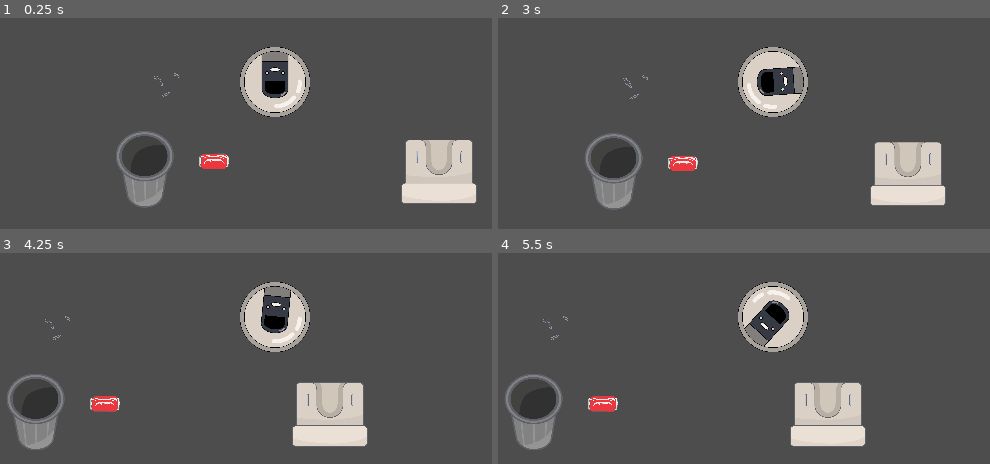
Above: before the commit, frames 1-4 (two rows, left to right).
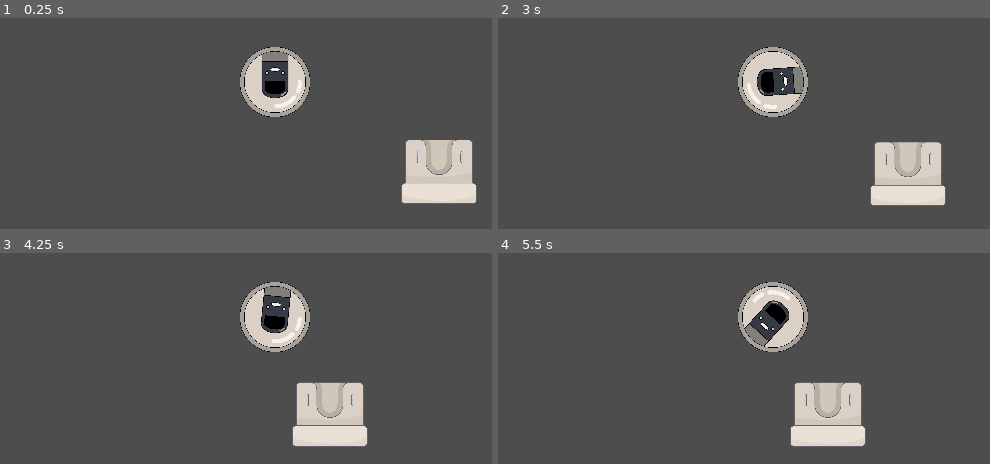
Above: after the commit, the same moments.

Repository: nevisdale/robot-vacuum
Game: Godot game, scene res://scenes/levels/level_template.tscn
Two runs of this game, one before a commit and one after it. Both use one fixed random seed, a clock stepped at 60 frames per second and the inputs below. This scene is started directly instead of the project's main scene.
Inputs:
- Up to frame 1 (0.25 s): no input
- Up to frame 2 (3 s): tap Enter at 0.5 s; hold D (rotate_right) 0.53-1.28 s; hold A (rotate_left) 1.28-2.03 s; hold D (rotate_right) 2.03-2.78 s; hold Space (move_forward) from 2.78 s (still down)
- Up to frame 3 (4.25 s): release Space (move_forward) at 3.53 s; hold A (rotate_left) from 3.53 s (still down)
- Up to frame 4 (5.5 s): keep holding A (rotate_left)

The runs differ from the first frame. In frame 1, 3.1% of the frame differs, in the area x 23-47%, y 26-91%; in frame 2, 3.1%; in frame 3, 3.1%, in the area x 1-25%, y 29-94%; in frame 4, 3.1%.

Commit message:
level_template: reload currenct scene if robot is captured by an enemy

Diff:
--- a/scenes/levels/level_template.tscn
+++ b/scenes/levels/level_template.tscn
@@ -1,22 +1,13 @@
-[gd_scene load_steps=7 format=3 uid="uid://beto5bgm5v55j"]
+[gd_scene load_steps=4 format=3 uid="uid://beto5bgm5v55j"]
 
 [ext_resource type="Script" path="res://scripts/levels/level_template.gd" id="1_os6ty"]
 [ext_resource type="PackedScene" uid="uid://ykv6f55ab02i" path="res://scenes/robot.tscn" id="1_yyibw"]
-[ext_resource type="PackedScene" uid="uid://mc2cclmylgpj" path="res://scenes/garbage/seed_set.tscn" id="2_5dq6o"]
 [ext_resource type="PackedScene" uid="uid://cna5b0cu8gvw1" path="res://scenes/objects/charger.tscn" id="3_7e6ij"]
-[ext_resource type="PackedScene" uid="uid://c526jsececbsr" path="res://scenes/garbage/can.tscn" id="3_67k3f"]
-[ext_resource type="PackedScene" uid="uid://bonjdc4kt2wxw" path="res://scenes/objects/bin.tscn" id="3_kuby7"]
 
 [node name="LevelTemplate" type="Node2D"]
 script = ExtResource("1_os6ty")
 
 [node name="Garbage" type="Node2D" parent="."]
-
-[node name="SeedSet" parent="Garbage" instance=ExtResource("2_5dq6o")]
-position = Vector2(-374, 4)
-
-[node name="Can" parent="Garbage" instance=ExtResource("3_67k3f")]
-position = Vector2(-208, 272)
 
 [node name="Charger" parent="." instance=ExtResource("3_7e6ij")]
 position = Vector2(562, 308)
@@ -26,5 +17,4 @@
 [node name="Camera2D" type="Camera2D" parent="Robot"]
 zoom = Vector2(0.7, 0.7)
 
-[node name="Bin" parent="." instance=ExtResource("3_kuby7")]
-position = Vector2(-446, 362)
+[node name="Enemies" type="Node2D" parent="."]
--- a/scripts/levels/level_template.gd
+++ b/scripts/levels/level_template.gd
@@ -10,6 +10,7 @@
 
 func _ready() -> void:
 	charger.level_complete.connect(_on_level_complete)
+	robot.captured.connect(_on_robot_captured)
 
 func _process(_delta: float) -> void:
 	GlobalState.garbage_left = garbage.get_child_count()
@@ -22,3 +23,6 @@
 	print("Level complete!")
 	if next_level != null:
 		TransitionLayer.load_scene(next_level)
+
+func _on_robot_captured() -> void:
+	TransitionLayer.reload_current_scene()
